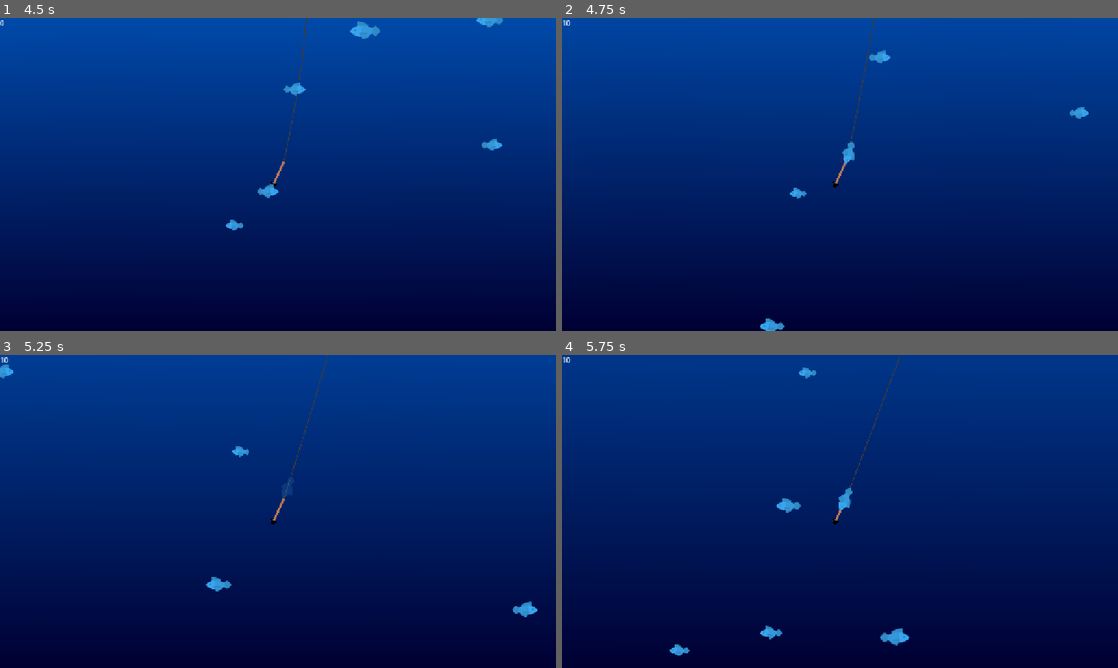
Above: before the commit, frames 1-4 (two rows, left to right).
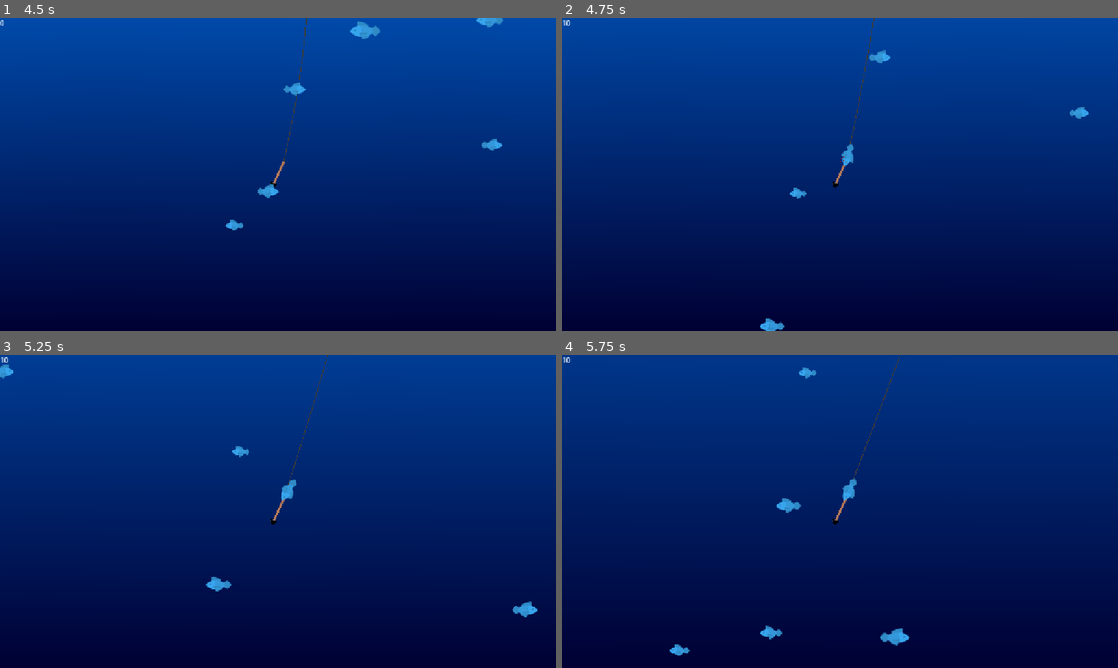
Above: after the commit, the same moments.

Repository: Duckslayer/Fishy
Game: Godot game, scene res://game.tscn
Two runs of this game, one before a commit and one after it. Both use one fixed random seed, a clock stepped at 60 frames per second and the inputs below.
Inputs:
- Up to frame 1 (4.5 s): hold D (Right) 0.53-1.28 s; tap Space (Launch) every 0.75 s from 0.6 to 4.35 s; hold A (Left) 1.28-2.03 s; hold D (Right) 2.03-3.53 s; hold A (Left) from 3.53 s (still down)
- Up to frame 2 (4.75 s): keep holding A (Left)
- Up to frame 3 (5.25 s): keep holding A (Left); tap Space (Launch) at 5.1 s
- Up to frame 4 (5.75 s): keep holding A (Left)

Frame 1 is identical in both runs. In frame 2, less than 0.1% of the frame differs, in the area x 50-53%, y 39-48%; in frame 3, 0.1%; in frame 4, 0.2%, in the area x 49-53%, y 39-50%.

Commit message:
Fixed dangle fish

Diff:
--- a/harpoon/harpoon.gd
+++ b/harpoon/harpoon.gd
@@ -50,11 +50,9 @@
 	# Slide to rope marker and fade out (existing tween)
 	var tween = create_tween()
 	tween.set_parallel(true)
-	tween.tween_property(appearance, "position", %RopeMarker.position + (direction * fish_length * 0.5), 0.2)
+	tween.tween_property(appearance, "position", %RopeMarker.position + (direction * fish_length * 0.4), 0.2)
 	tween.tween_property(appearance, "rotation", PI / 2, 0.2)
-	tween.set_parallel(false)
 
-	tween.tween_property(appearance, "modulate", Color(1, 1, 1, 0), 0.6)
 	tween.finished.connect(func():
 		if is_instance_valid(appearance):
 			# Spawn the dangling physics fish before freeing the tween appearance
@@ -67,9 +65,12 @@
 	var fish_body: RigidBody2D = dangling_fish_scene.instantiate()
 	fish_body.setup(appearance)
 
+	var fish_length = appearance.get_node("Body").texture.get_width() * appearance.scale.x
+	var direction = (appearance.position - %RopeMarker.position).normalized()
+
 	# Add as child of the harpoon so it moves with us
 	add_child(fish_body)
-	fish_body.position = %RopeMarker.position
+	fish_body.position = %RopeMarker.position + (direction * fish_length * 0.4)
 	fish_body.rotation = appearance.rotation
 
 	# Create a PinJoint2D to attach at the rope marker
